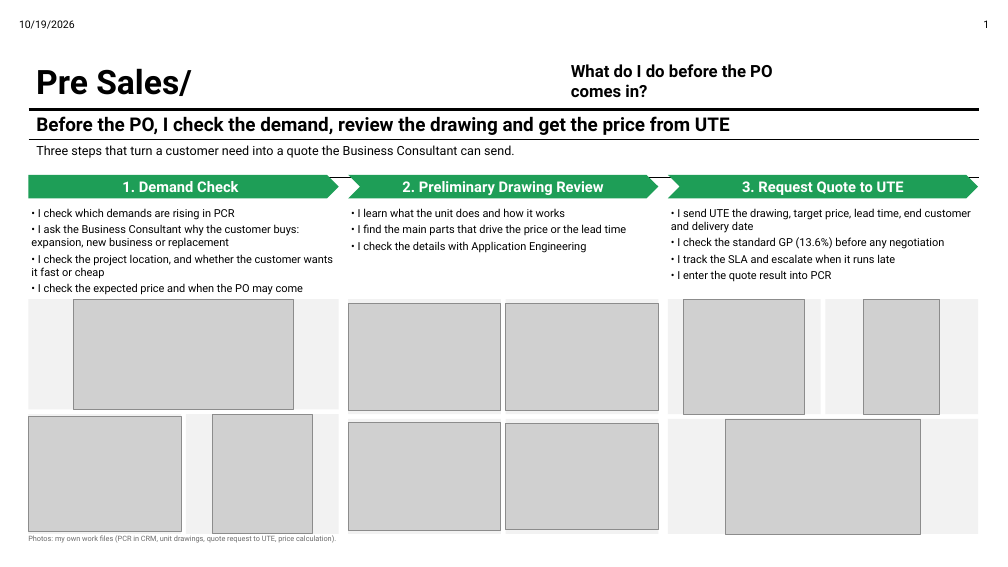
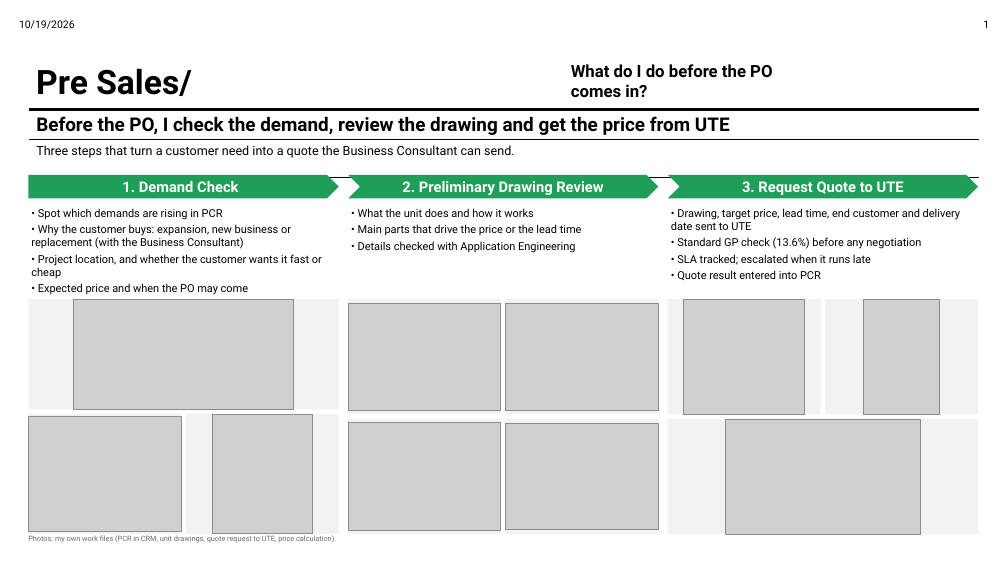
Before and after one commit to Godson7777/6month, a slide deck: slide 1 of nedp_deck/v7/Slide_PreSales.pptx. Drawn at 1008x567 pixels with LibreOffice and Linux fonts; fonts in the diff are those of the drawing; grey boxes stand for pictures. Boxes give left, top, right and bottom in pixels: in the first picture for what was removed or moved away, otherwise in the second. Text is boxed around its words. In the diff, an @@ line names an element or a change of style, - is before the commit and + after.

```diff
--- a/nedp_deck/v7/Slide_PreSales.pptx
+++ b/nedp_deck/v7/Slide_PreSales.pptx
@@ text at box(31, 208, 322, 295): text changed @@
-• I check which demands are rising in PCR
-• I ask the Business Consultant why the customer buys: expansion, new business or replacement
-• I check the project location, and whether the customer wants it fast or cheap
-• I check the expected price and when the PO may come
+• Spot which demands are rising in PCR
+• Why the customer buys: expansion, new business or replacement (with the Business Consultant)
+• Project location, and whether the customer wants it fast or cheap
+• Expected price and when the PO may come
@@ text at box(358, 208, 582, 253): text changed @@
-• I learn what the unit does and how it works
-• I find the main parts that drive the price or the lead time
-• I check the details with Application Engineering
+• What the unit does and how it works
+• Main parts that drive the price or the lead time
+• Details checked with Application Engineering
@@ text at box(671, 208, 960, 280): text changed @@
-• I send UTE the drawing, target price, lead time, end customer and delivery date
-• I check the standard GP (13.6%) before any negotiation
-• I track the SLA and escalate when it runs late
-• I enter the quote result into PCR
+• Drawing, target price, lead time, end customer and delivery date sent to UTE
+• Standard GP check (13.6%) before any negotiation
+• SLA tracked; escalated when it runs late
+• Quote result entered into PCR
```
Also in this commit, not shown: 1 other file.
